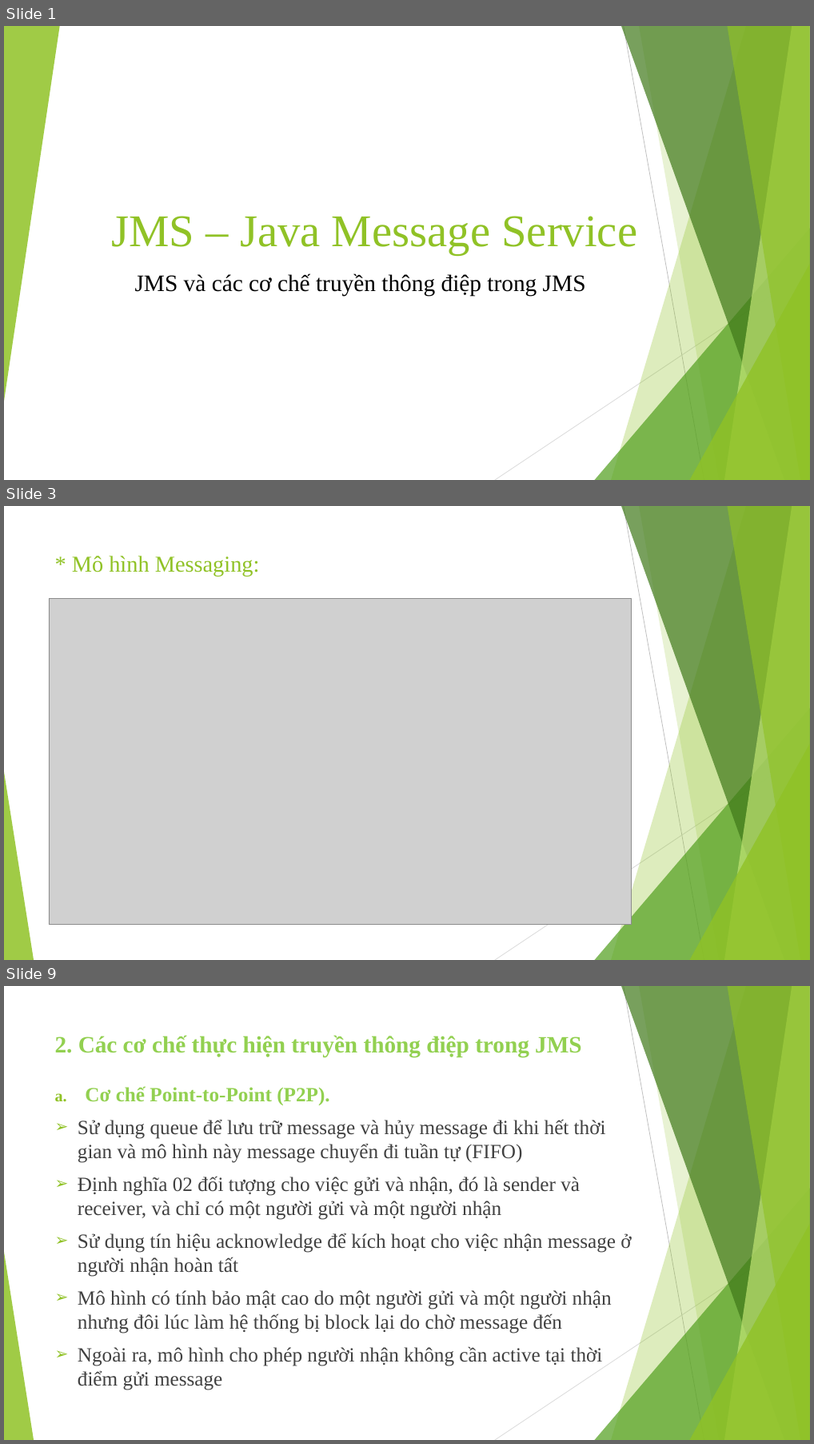
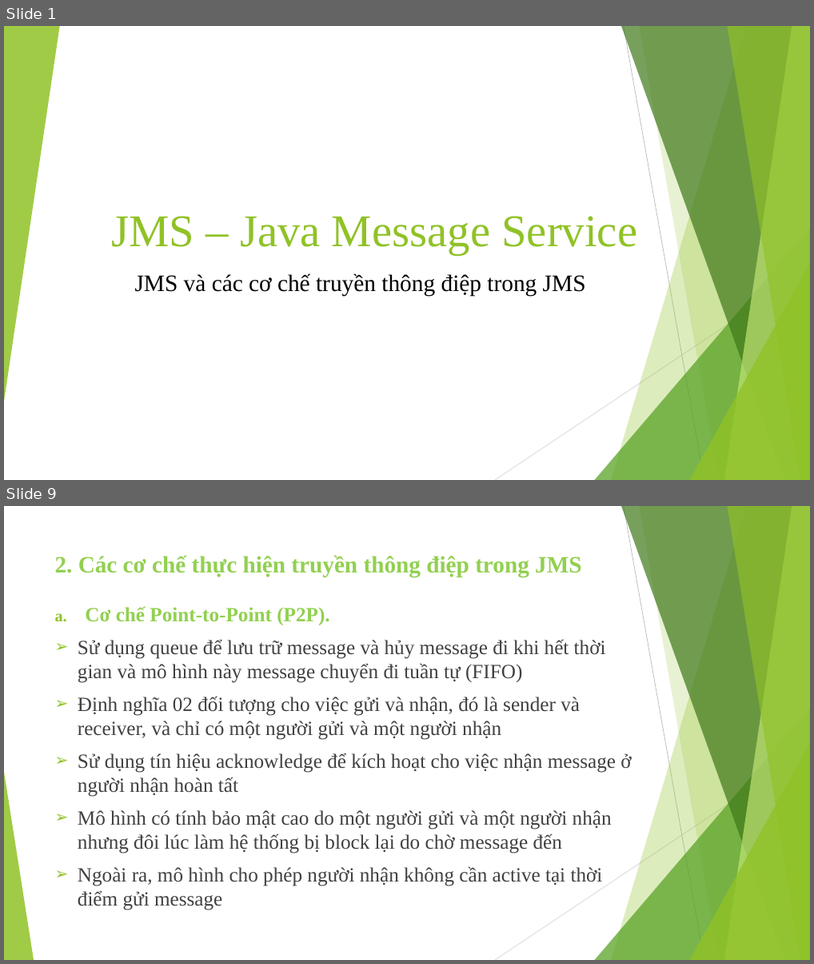
Before and after one commit to tranchuyen282/PTIT, a slide deck: PTPMDV/SlideJMS.pptx. Shown one above the other, each under a label of ours: slides 1, 3 and 9 before the commit, slides 1 and 9 after it; the slides between them are not shown. The pictures are 814x1444 and 814x964 pixels, drawn with LibreOffice and Linux fonts; fonts in the diff are those of the drawing; grey boxes stand for pictures. Boxes give left, top, right and bottom in pixels: in the first picture for what was removed or moved away, otherwise in the second. Text is boxed around its words. In the diff, an @@ line names an element or a change of style, - is before the commit and + after.

```diff
--- a/PTPMDV/SlideJMS.pptx
+++ b/PTPMDV/SlideJMS.pptx
@@ slide 3 removed at bbox=[4, 506, 810, 960], background #FFFFFF; not listed: 10 template elements that a slide beside it also shows @@
@@ title removed at bbox=[72, 556, 260, 576] @@
-* Mô hình Messaging:
@@ picture removed at bbox=[49, 599, 631, 924] @@
```
Also in this commit, not shown: 3 slides changed, 4 slides added, 3 other slides removed, 4 other files.
